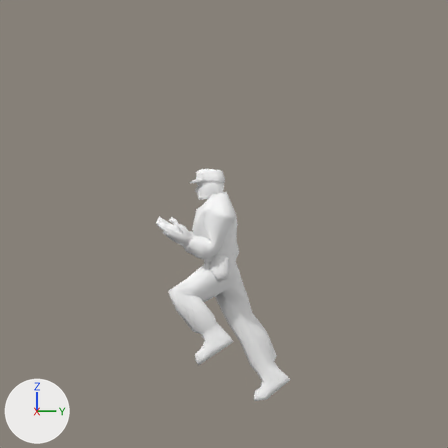
Renders of the Blender file trunk/data/blender/hero/heroken.blend from each side of a commit.
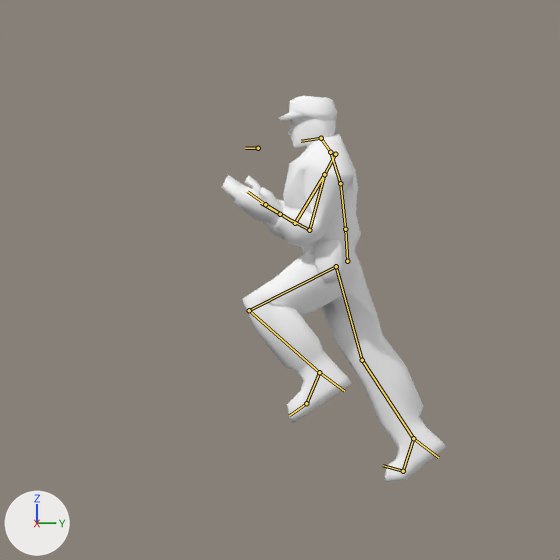
Old and new are each drawn from the file's camera 'Camera' and again close up on the part from 5% to 80% of the width and 25% to 100% of the height. The axes (+X, +Y, +Z) are drawn at lower left. The lights are the same throughout. Both versions are drawn at the pose saved in each file; the numbers are the values there. The bones that bend it are drawn over the model as lines in the close-ups.
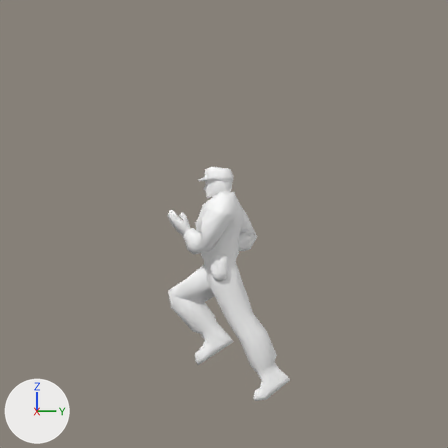
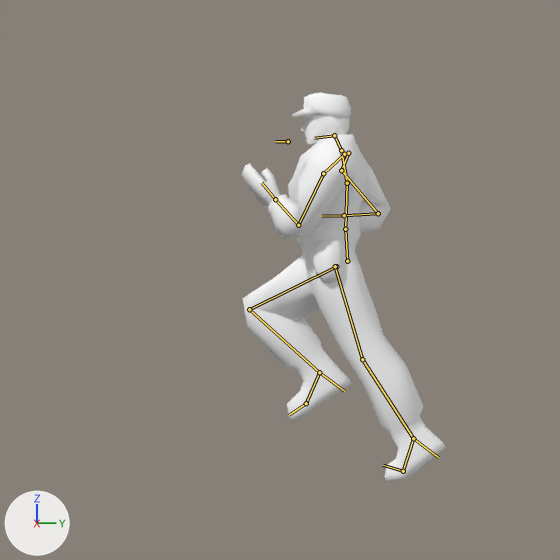
Where the change shows, as pixel boxes [x1, y1, x2, y2] in the close-ups (560 x 560 px):
'Cube.019', posed (8% narrower): before [222, 134, 446, 482]; after [241, 134, 446, 482]
'Cube.001', posed: before [277, 96, 337, 148]; after [291, 93, 351, 145]
bone 'Rower Back', root to tip: before (345, 229) to (340, 183); after (345, 229) to (347, 183)
bone 'Upper Back', root to tip: before (340, 183) to (330, 152); after (347, 183) to (341, 150)
bone 'Neck', root to tip: before (330, 152) to (321, 138); after (341, 150) to (334, 135)
bone 'Upper Arm.R', root to tip: before (324, 174) to (295, 223); after (341, 170) to (378, 213)
bone 'Forearm.R', root to tip: before (295, 223) to (265, 204); after (378, 213) to (344, 215)
bone 'Upper Arm.L', root to tip: before (324, 174) to (309, 230); after (323, 173) to (298, 225)
bone 'Upper Leg.R', root to tip: before (336, 266) to (362, 360); after (336, 266) to (249, 309)
bone 'Foot.R', root to tip: before (413, 438) to (403, 471); after (319, 372) to (306, 403)
bone 'Toes.R', root to tip: before (403, 471) to (383, 465); after (306, 403) to (289, 415)
bone 'Upper Leg.L', root to tip: before (336, 266) to (249, 310); after (335, 266) to (362, 359)
bone 'Foot.L', root to tip: before (319, 372) to (306, 403); after (413, 438) to (403, 471)
bone 'Toes.L', root to tip: before (306, 403) to (289, 415); after (403, 471) to (383, 465)
bone 'IK_Forearm.L', root to tip: before (280, 214) to (280, 216); after (275, 199) to (275, 201)
bone 'IK_Forearm.R', root to tip: before (265, 204) to (265, 206); after (344, 215) to (344, 217)
bone 'IK_Lower Leg.R', root to tip: before (413, 438) to (438, 457); after (319, 372) to (344, 391)
bone 'IK_Lower Leg.L', root to tip: before (319, 372) to (344, 391); after (413, 438) to (438, 457)
bone 'HeadIK', root to tip: before (258, 148) to (245, 148); after (288, 141) to (275, 141)

The change in detail:
Bone 'Hip' (bone_hip) moves from (-0.056, 0.022, -0.002) to (0.056, 0.022, -0.002).
Bone 'Hip' (bone_hip) turns from (0, 0, 0) to (0, -2, 0) degrees about its own x, y and z.
Bone 'Rower Back' (bone_rower_back) turns from (18, 0, 0) to (10, -3, -1) degrees about its own x, y and z.
Bone 'Upper Back' (bone_upper_back) turns from (0, 0, 0) to (0, -4, -1) degrees about its own x, y and z.
Bone 'Neck' (bone_neck) turns from (-16, -1, -2) to (-16, 1, 2) degrees about its own x, y and z.
Bone 'Upper Arm.R' (bone_upper_arm_r) turns from (50, -54, -135) to (47, -52, -138) degrees about its own x, y and z.
Bone 'Forearm.R' (bone_forearm_r) turns from (-12, 1, 6) to (-13, -6, 5) degrees about its own x, y and z.
Bone 'Upper Arm.L' (bone_upper_arm_l) turns from (47, 52, 138) to (50, 54, 135) degrees about its own x, y and z.
Bone 'Upper Leg.R' (bone_upper_leg_r) turns from (0, 0, 0) to (-4, -22, -2) degrees about its own x, y and z.
Bone 'Foot.R' (bone_foot_r) turns from (16, -6, 4) to (-4, 5, 20) degrees about its own x, y and z.
Bone 'Toes.R' (bone_toes_r) turns from (55, 0, 1) to (0, 0, 0) degrees about its own x, y and z.
Bone 'Upper Leg.L' (bone_upper_leg_l) turns from (-4, 22, 2) to (0, 0, 0) degrees about its own x, y and z.
Bone 'Foot.L' (bone_foot_l) turns from (-4, -5, -20) to (16, 6, -4) degrees about its own x, y and z.
Bone 'Toes.L' (bone_toes_l) turns from (0, 0, 0) to (55, 0, -1) degrees about its own x, y and z.
Bone 'IK_Forearm.L' (bone_ik_forearm_l) moves from (-0.995, -0.568, 0.716) to (-0.997, -0.4, 0.768).
Bone 'IK_Forearm.R' (bone_ik_forearm_r) moves from (0.85, -0.439, 0.882) to (0.993, -0.587, -0.031).
Bone 'IK_Lower Leg.R' (bone_ik_lower_leg_r) moves from (0.2, 0.544, 0.648) to (0.265, -0.794, 0.614).
Bone 'IK_Lower Leg.L' (bone_ik_lower_leg_l) moves from (-0.265, -0.794, 0.614) to (-0.2, 0.544, 0.648).
Bone 'HeadIK' (bone_headik) moves from (0.037, 0.757, -0.111) to (-0.037, 0.407, -0.036).
